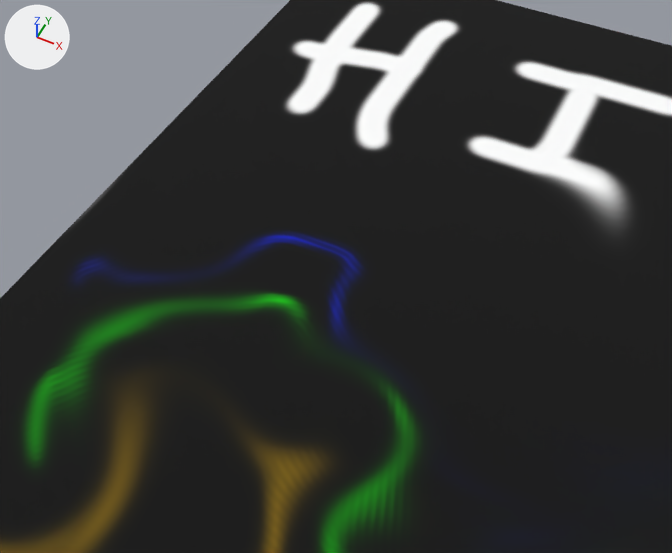
Two versions of the glTF model examples/assets/user/scenes/cube1.gltf, one commit apart.
Before and after are seen from a 50 mm lens placed at (-0.39, -3.65, 5.15), pointed at (-2.09, -0.25, 0.89). Arrows for +X, +Y and +Z are at upper left; the lights stay in place. Where no turn or scale is listed for an object, it has been applied to the vertices.
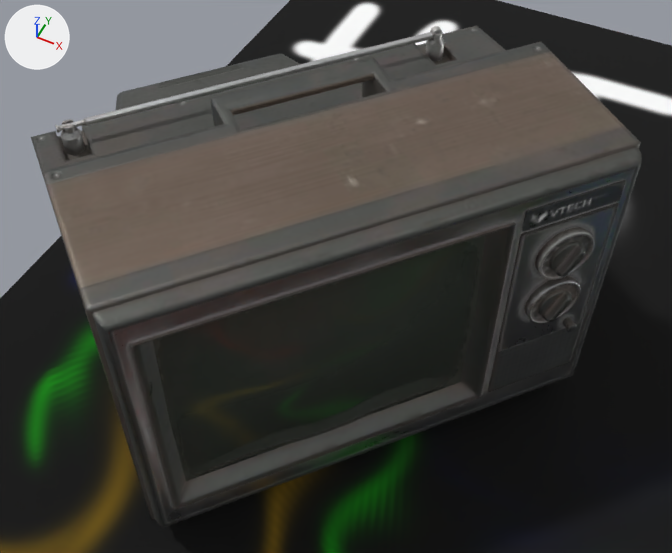
Where the change shows, as pixel boxes (x1, y1, x2, y2) in the pictures (672 x 553 px):
'Television_01', added
    after: (31, 25, 642, 527)
'Plane', unchanged, covered by the edit
    both: (0, 0, 672, 553)

Edits to the bpy script that builds the scene:
```text
Add img_television_01_diff_2k:
    img_television_01_diff_2k = load_image('Television_01_diff_2k', '_unpacked/Television_01_diff_2k', 512, 512, 'sRGB')
Add img_image:
    img_image = load_image('Image', '_unpacked/Image', 512, 512, 'sRGB')
Add img_television_01_metallic_television_01_roughness:
    img_television_01_metallic_television_01_roughness = load_image('Television_01_metallic-Television_01_roughness', '_unpacked/Television_01_metallic-Television_01_roughness', 512, 512, 'Non-Color')
Add img_television_01_nor_gl:
    img_television_01_nor_gl = load_image('Television_01_nor_gl', '_unpacked/Television_01_nor_gl', 512, 512, 'Non-Color')
Add mat_television_01:
    mat_television_01 = bpy.data.materials.new('Television_01')
    # colours: white #ffffff
    # uses the picture img_image
    # uses the picture img_television_01_diff_2k
    # uses the picture img_television_01_metallic_television_01_roughness
    # uses the picture img_television_01_nor_gl
Add me_cube_021:
    me_cube_021.from_pydata(...)  # 1166 vertices, 1918 faces; spans x -2.14..1.16, y -1.58..1.81, z -1.16..0.99
    me_cube_021.materials.append(mat_television_01)
Add ob_television_01:
    ob_television_01 = bpy.data.objects.new('Television_01', me_cube_021)
    ob_television_01.location = (-1.766, -0.294, 1.098)
```
